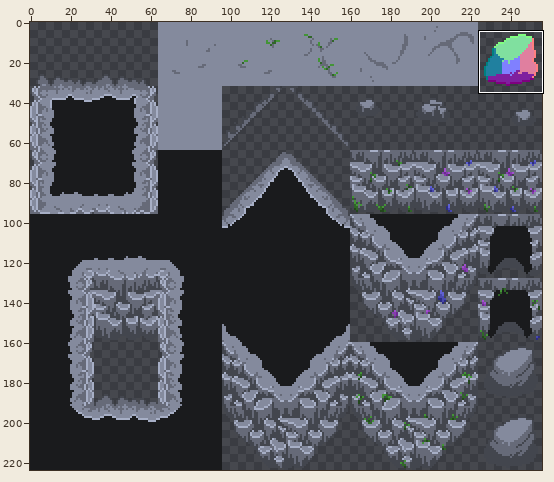
Sprite sheet -- Assets/Art/TIleMap/Normal/pedra normal-Sheet 1.png. Above, an overview of the earlier version with the close-up marked.
Close-up. Old version:
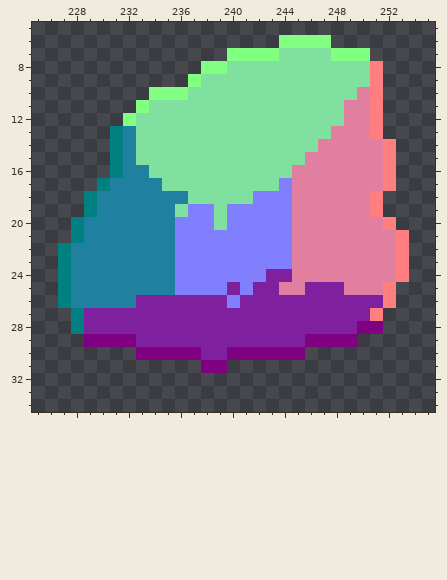
The file is 256x224 pixels. Shown: x 225..255, y 5..34.
Once edited:
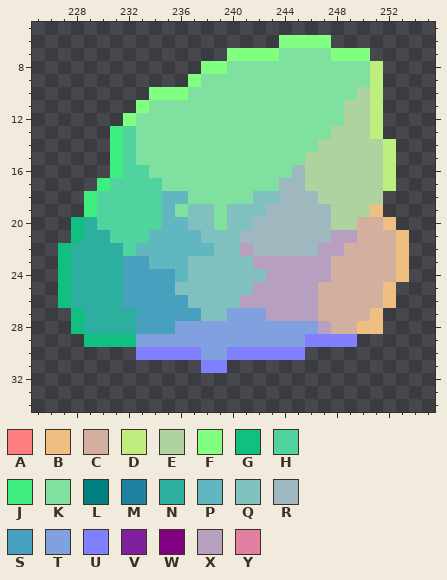
Palette (. is transparent): A #ff7f80  B #eebf80  C #d3af9f  D #bfee80  E #afd39f  F #80ff80  G #11bf80  H #50d39f  J #40ee80  K #80e09f  L #008080  M #20809f  N #2caf9f  P #60b7bf  Q #80c0bf  R #9fb7bf  S #48a0bf  T #80a0df  U #8080ff  V #7f209f  W #7f0080  X #b79fbf  Y #e07f9f
Change:
y 8..9: x 251 A -> D
y 10: x 250..251 YA -> ED
y 11..12: x 249..251 YYA -> EED
y 13: x 231..232 LM -> JH; x 248..251 YYYA -> EEED
y 14: x 231..232 LM -> JH; x 247..252 YYYYYA -> EEEEED
y 15: x 231..232 LM -> JH; x 246..252 YYYYYYA -> EEEEEED
y 16: x 231..233 LMM -> JHH; x 245..252 YYYYYYYA -> REEEEEED
y 17: x 230..234 LMMMM -> JHHHH; x 244..252 UYYYYYYYA -> RREEEEEED
y 18: x 229..236 LMMMMMMM -> JHHHHHPP; x 242..251 UUUYYYYYYA -> QQRRREEEEE
y 19: x 229..235 LMMMMMM -> JHHHHHP; x 237..238 UU -> QQ; x 240..251 UUUUUYYYYYYA -> QQQRRRRREEEB
y 20: x 228..238 LMMMMMMMUUU -> GNHHHHHPPQQ; x 240..252 UUUUUYYYYYYYA -> QQRRRRRREECCB
y 21: x 228..253 LMMMMMMMUUUUUUUUUYYYYYYYYA -> GNNHHHPPPPQQQRRRRRRRXXCCCB
y 22: x 227..253 LMMMMMMMMUUUUUUUUUYYYYYYYYA -> GNNNNHPPPPPPQQXRRRRRXXCCCCB
y 23: x 227..253 LMMMMMMMMUUUUUUUUUYYYYYYYYA -> GNNNNSSPPPQQQQQXXXXXXCCCCCB
y 24: x 227..253 LMMMMMMMMUUUUUUUVVYYYYYYYYA -> GNNNNSSSSPQQQQQQXXXXXCCCCCB
y 25: x 227..252 LMMMMMMMMUUUUVUVVYYVVVYYYA -> GNNNNSSSSQQQQQQXXXXXCCCCCB
y 26: x 227..252 LMMMMMVVVVVVVUVVVVVVVVVVVA -> GNNNNSSSSSQQQQXXXXXXCCCCCB
y 27: x 228..251 LVVVVVVVVVVVVVVVVVVVVVVA -> GNNNNSSSSSQQTTTXXXXCCCCB
y 28: x 228..251 LVVVVVVVVVVVVVVVVVVVVVWW -> GNNNNSSSTTTTTTTTTTTXCCBB
y 29: x 229..249 WWWWVVVVVVVVVVVVVWWWW -> GGGGTTTTTTTTTTTTTUUUU
y 30: x 233..245 WWWWWVVWWWWWW -> UUUUUTTUUUUUU
y 31: x 238..239 WW -> UU
Where, in picture pixels (left, top, right, bottom), the same in both close-ups:
changed: (58, 61, 409, 373)
